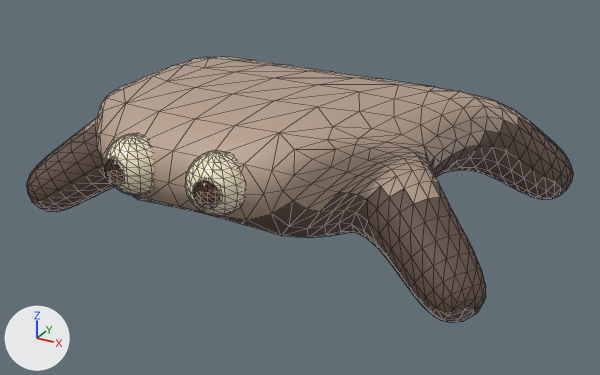
Renders of the glTF model public/models/mabutamushi.glb from each side of a commit.
Both versions are drawn from a 50 mm lens placed at (0.208, -0.35, 0.2), pointed at (0.012, 0.006, 0.022). The lights are fixed; the arrows at lower left show +X, +Y and +Z. The older version comes first. Mesh edges are drawn as thin lines. Vertices at exactly the same position are counted once.

The first picture shows 'mabutamushi'.
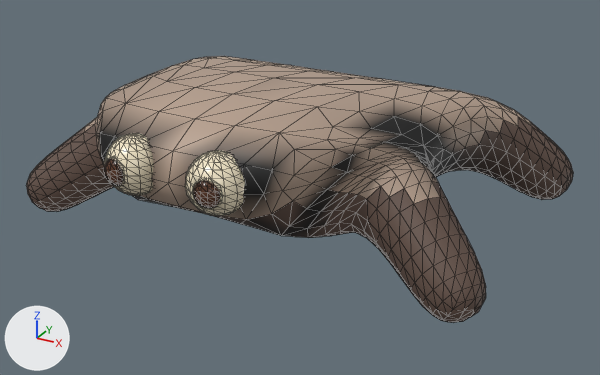
Diff of the bpy script that builds the scene:
```diff
--- a/public/models/mabutamushi.glb.py
+++ b/public/models/mabutamushi.glb.py
@@ mat_mabuta_shade @@
 n0 = _N.new('ShaderNodeBsdfPrincipled'); n0.name = 'Principled BSDF'
-n0.inputs[0].default_value = (0.133, 0.0835, 0.0637, 1.0)  # 'Base Color', brown #665247
 n0.inputs[2].default_value = 0.6  # 'Roughness'
 n1 = _N.new('ShaderNodeOutputMaterial'); n1.name = 'Material Output'
+n2 = _N.new('ShaderNodeMix'); n2.name = 'Mix'
+n2.data_type = 'RGBA'
+n2.blend_type = 'MULTIPLY'
+n2.inputs[0].default_value = 1.0  # 'Factor'
+n2.inputs[7].default_value = (0.133, 0.0835, 0.0637, 1.0)  # 'B', brown #665247
+n3 = _N.new('ShaderNodeVertexColor'); n3.name = 'Color Attribute'
 _L.new(n0.outputs[0], n1.inputs[0])  # 'BSDF' to 'Surface'
+_L.new(n2.outputs[2], n0.inputs[0])  # 'Result' to 'Base Color'
+_L.new(n3.outputs[0], n2.inputs[6])  # 'Color' to 'A'
@@ mat_mabuta_dust @@
 n0 = _N.new('ShaderNodeBsdfPrincipled'); n0.name = 'Principled BSDF'
-n0.inputs[0].default_value = (0.477, 0.355, 0.274, 1.0)  # 'Base Color', beige #b8a18f
 n0.inputs[2].default_value = 0.55  # 'Roughness'
 n1 = _N.new('ShaderNodeOutputMaterial'); n1.name = 'Material Output'
+n2 = _N.new('ShaderNodeMix'); n2.name = 'Mix'
+n2.data_type = 'RGBA'
+n2.blend_type = 'MULTIPLY'
+n2.inputs[0].default_value = 1.0  # 'Factor'
+n2.inputs[7].default_value = (0.477, 0.355, 0.274, 1.0)  # 'B', beige #b8a18f
+n3 = _N.new('ShaderNodeVertexColor'); n3.name = 'Color Attribute'
 _L.new(n0.outputs[0], n1.inputs[0])  # 'BSDF' to 'Surface'
+_L.new(n2.outputs[2], n0.inputs[0])  # 'Result' to 'Base Color'
+_L.new(n3.outputs[0], n2.inputs[6])  # 'Color' to 'A'
@@ mat_mabuta_eye_1_0_wm @@
 n0 = _N.new('ShaderNodeBsdfPrincipled'); n0.name = 'Principled BSDF'
-n0.inputs[0].default_value = (0.933, 0.828, 0.604, 1.0)  # 'Base Color', beige #f7ebcc
 n0.inputs[2].default_value = 0.28  # 'Roughness'
 n1 = _N.new('ShaderNodeOutputMaterial'); n1.name = 'Material Output'
+n2 = _N.new('ShaderNodeMix'); n2.name = 'Mix'
+n2.data_type = 'RGBA'
+n2.blend_type = 'MULTIPLY'
+n2.inputs[0].default_value = 1.0  # 'Factor'
+n2.inputs[7].default_value = (0.933, 0.828, 0.604, 1.0)  # 'B', beige #f7ebcc
+n3 = _N.new('ShaderNodeVertexColor'); n3.name = 'Color Attribute'
 _L.new(n0.outputs[0], n1.inputs[0])  # 'BSDF' to 'Surface'
+_L.new(n2.outputs[2], n0.inputs[0])  # 'Result' to 'Base Color'
+_L.new(n3.outputs[0], n2.inputs[6])  # 'Color' to 'A'
@@ mat_mabuta_eye_1_0_pm @@
 n0 = _N.new('ShaderNodeBsdfPrincipled'); n0.name = 'Principled BSDF'
-n0.inputs[0].default_value = (0.0946, 0.0331, 0.0134, 1.0)  # 'Base Color', brown #57331f
 n0.inputs[2].default_value = 0.2  # 'Roughness'
 n1 = _N.new('ShaderNodeOutputMaterial'); n1.name = 'Material Output'
+n2 = _N.new('ShaderNodeMix'); n2.name = 'Mix'
+n2.data_type = 'RGBA'
+n2.blend_type = 'MULTIPLY'
+n2.inputs[0].default_value = 1.0  # 'Factor'
+n2.inputs[7].default_value = (0.0946, 0.0331, 0.0134, 1.0)  # 'B', brown #57331f
+n3 = _N.new('ShaderNodeVertexColor'); n3.name = 'Color Attribute'
 _L.new(n0.outputs[0], n1.inputs[0])  # 'BSDF' to 'Surface'
+_L.new(n2.outputs[2], n0.inputs[0])  # 'Result' to 'Base Color'
+_L.new(n3.outputs[0], n2.inputs[6])  # 'Color' to 'A'
@@ mat_mabuta_eye1_0_wm @@
 n0 = _N.new('ShaderNodeBsdfPrincipled'); n0.name = 'Principled BSDF'
-n0.inputs[0].default_value = (0.933, 0.828, 0.604, 1.0)  # 'Base Color', beige #f7ebcc
 n0.inputs[2].default_value = 0.28  # 'Roughness'
 n1 = _N.new('ShaderNodeOutputMaterial'); n1.name = 'Material Output'
+n2 = _N.new('ShaderNodeMix'); n2.name = 'Mix'
+n2.data_type = 'RGBA'
+n2.blend_type = 'MULTIPLY'
+n2.inputs[0].default_value = 1.0  # 'Factor'
+n2.inputs[7].default_value = (0.933, 0.828, 0.604, 1.0)  # 'B', beige #f7ebcc
+n3 = _N.new('ShaderNodeVertexColor'); n3.name = 'Color Attribute'
 _L.new(n0.outputs[0], n1.inputs[0])  # 'BSDF' to 'Surface'
+_L.new(n2.outputs[2], n0.inputs[0])  # 'Result' to 'Base Color'
+_L.new(n3.outputs[0], n2.inputs[6])  # 'Color' to 'A'
@@ mat_mabuta_eye1_0_pm @@
 n0 = _N.new('ShaderNodeBsdfPrincipled'); n0.name = 'Principled BSDF'
-n0.inputs[0].default_value = (0.0946, 0.0331, 0.0134, 1.0)  # 'Base Color', brown #57331f
 n0.inputs[2].default_value = 0.2  # 'Roughness'
 n1 = _N.new('ShaderNodeOutputMaterial'); n1.name = 'Material Output'
+n2 = _N.new('ShaderNodeMix'); n2.name = 'Mix'
+n2.data_type = 'RGBA'
+n2.blend_type = 'MULTIPLY'
+n2.inputs[0].default_value = 1.0  # 'Factor'
+n2.inputs[7].default_value = (0.0946, 0.0331, 0.0134, 1.0)  # 'B', brown #57331f
+n3 = _N.new('ShaderNodeVertexColor'); n3.name = 'Color Attribute'
 _L.new(n0.outputs[0], n1.inputs[0])  # 'BSDF' to 'Surface'
+_L.new(n2.outputs[2], n0.inputs[0])  # 'Result' to 'Base Color'
+_L.new(n3.outputs[0], n2.inputs[6])  # 'Color' to 'A'
@@ me_mabutamushi @@
 me_mabutamushi.from_pydata(...)  # 1526 vertices, 3032 faces; spans x -0.135..0.135, y -0.099..0.118, z 0.001..0.083
+# me_mabutamushi part 1: vertex colours changed
 me_mabutamushi.materials.append(mat_mabuta_shade)
```

Changed parts and their boxes [x1, y1, x2, y2] in the pictures (600 x 375 px):
'mabutamushi', recoloured (darker): [95, 69, 565, 289] in both
